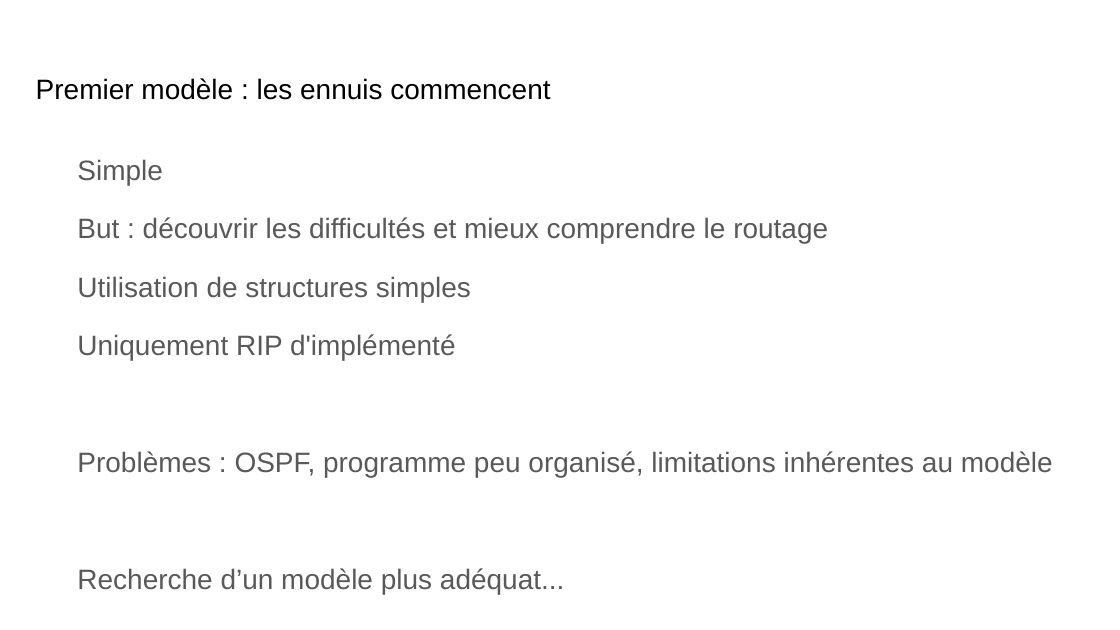
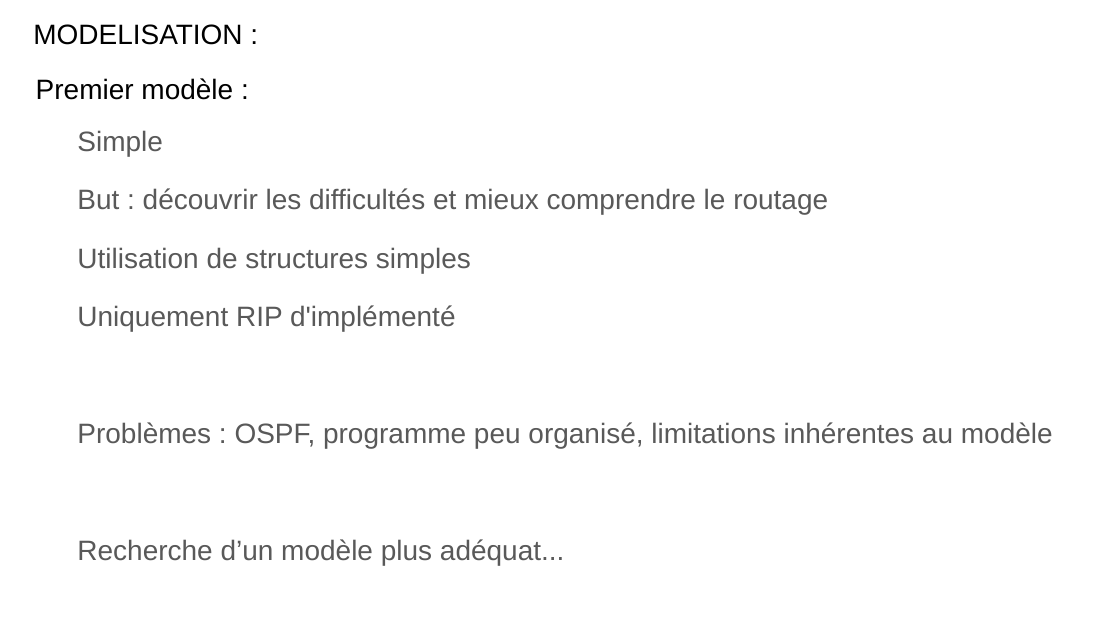
Before and after one commit to Sinvers/network, a slide deck: slide 12 of PresentationTIPE.odp (slide 8 before the commit). Drawn at 1120x630 pixels with LibreOffice and Linux fonts; fonts in the diff are those of the drawing. Boxes give left, top, right and bottom in pixels: in the first picture for what was removed or moved away, otherwise in the second. Text is boxed around its words. In the diff, an @@ line names an element or a change of style, - is before the commit and + after.

```diff
--- a/PresentationTIPE.odp
+++ b/PresentationTIPE.odp
@@ text added at [33,24,242,45], 18 pt, text #000000 @@
+MODELISATION :
@@ text at [36,78,233,100]: text changed @@
-Premier modèle : les ennuis commencent
+Premier modèle :
@@ text "Simple": place and size @@
-text "Simple" at [77,159,1053,594]
+text "Simple" at [77,130,1053,565]
```
Also in this commit, not shown: 6 other slides changed, 17 slides added, 4 slides removed, 2 other files.
